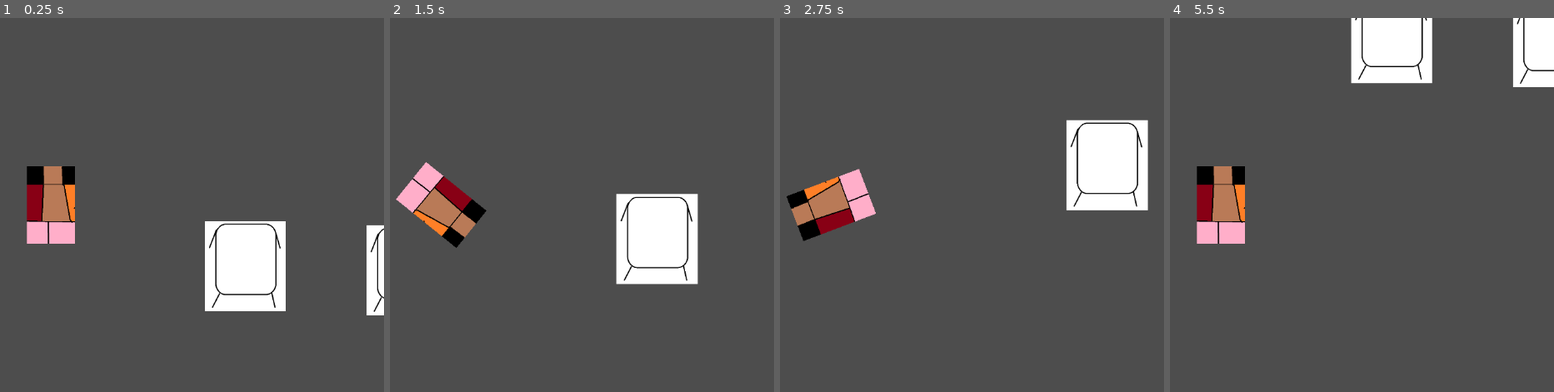
Above: before the commit, frames 1-4 (left to right).
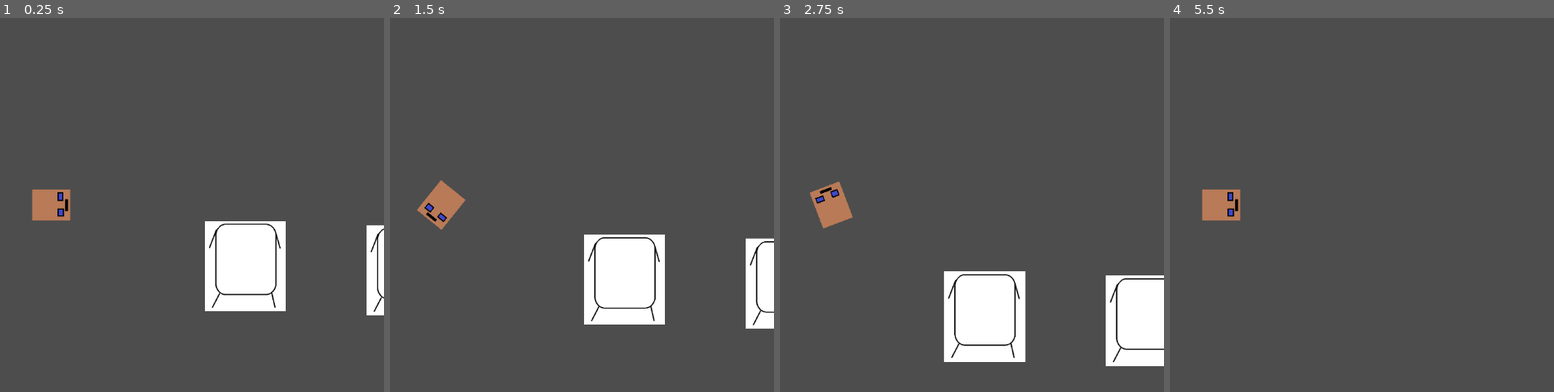
Above: after the commit, the same moments.

Repository: Aks-l/Papa-s-Biltemaria
Game: Godot game, scene res://main.tscn
The game is run twice, just before and just after one commit, with the same random seed, the same clock (stepped at 60 frames per second) and the same inputs.
Inputs:
- Up to frame 1 (0.25 s): no input
- Up to frame 2 (1.5 s): tap Enter at 0.5 s; hold Right (right) 0.53-1.28 s; tap E (interact, bound only after the commit) at 0.6, 1.35 s; hold Down (back) from 1.28 s (still down)
- Up to frame 3 (2.75 s): release Down (back) at 2.03 s; hold Right (right) from 2.03 s (still down); tap E (interact, bound only after the commit) at 2.1 s
- Up to frame 4 (5.5 s): release Right (right) at 2.78 s; hold Up (forward) 2.78-3.53 s; tap E (interact, bound only after the commit) every 0.75 s from 2.85 to 5.1 s; hold Left (left) 3.53-5.03 s; hold Down (back) from 5.03 s (still down)

The runs differ from the first frame. In frame 1, 2.2% of the frame differs, in the area x 6-20%, y 39-61%; in frame 2, 11%; in frame 3, 16%, in the area x 1-100%, y 27-94%; in frame 4, 7.9%.

Commit message:
feat (interactions): Implemneted a system to allow the player to interact with objects

Diff:
--- a/Player/character_body_2d.gd
+++ b/Player/character_body_2d.gd
@@ -8,11 +8,22 @@
 	var rotation_input := Input.get_action_strength("right") - Input.get_action_strength("left")
 	rotation += rotation_input * ROTATION_SPEED * delta
 
-	var forward_input := Input.get_action_strength("back") - Input.get_action_strength("forward")
-	print(forward_input)
-	var direction := Vector2.RIGHT.rotated(rotation)  # Character faces along X-axis by default
-	velocity = direction * forward_input * SPEED
+	var forward_input := Input.get_action_strength("forward") - Input.get_action_strength("back")
 
 
 
+	var direction := Vector2.RIGHT.rotated(rotation)  # Character faces along X-axis by default
+	if forward_input == -1:
+		velocity = direction * forward_input * (SPEED / 2)
+	else:
+		velocity = direction * forward_input * SPEED
+
 	move_and_slide()
+
+func _unhandled_input(_event: InputEvent) -> void:
+	if Input.is_action_just_pressed("interact"):
+		interact_with_target()
+
+func interact_with_target():
+	if $InteractRayCast2D.is_colliding():
+		print("found something")
--- a/Player/character_body_2d.tscn
+++ b/Player/character_body_2d.tscn
@@ -1,10 +1,10 @@
 [gd_scene load_steps=4 format=3 uid="uid://dyce5v1rhq0r0"]
 
 [ext_resource type="Script" uid="uid://c0aqf0la6cyyw" path="res://Player/character_body_2d.gd" id="1_ij6vw"]
-[ext_resource type="Texture2D" uid="uid://clda0msu5mios" path="res://Player/dudenpng.png" id="2_ij6vw"]
+[ext_resource type="Texture2D" uid="uid://4cjlv7v0ouhj" path="res://Player/dude2.png" id="2_vvw5e"]
 
 [sub_resource type="RectangleShape2D" id="RectangleShape2D_ij6vw"]
-size = Vector2(81, 135)
+size = Vector2(66, 56)
 
 [node name="CharacterBody2D" type="CharacterBody2D"]
 motion_mode = 1
@@ -15,9 +15,9 @@
 
 [node name="Sprite2D" type="Sprite2D" parent="."]
 scale = Vector2(0.40291262, 0.324558)
-texture = ExtResource("2_ij6vw")
+texture = ExtResource("2_vvw5e")
 
-[node name="RayCast2D" type="RayCast2D" parent="."]
+[node name="InteractRayCast2D" type="RayCast2D" parent="."]
 target_position = Vector2(68, 1)
 
 [node name="Camera2D" type="Camera2D" parent="."]
--- a/project.godot
+++ b/project.godot
@@ -41,3 +41,8 @@
 , Object(InputEventKey,"resource_local_to_scene":false,"resource_name":"","device":-1,"window_id":0,"alt_pressed":false …(183 unchanged characters)…
 ]
 }
+interact={
+"deadzone": 0.2,
+"events": [Object(InputEventKey,"resource_local_to_scene":false,"resource_name":"","device":-1,"window_id":0,"alt_pressed":false,"shift_pressed":false,"ctrl_pressed":false,"meta_pressed":false,"pressed":false,"keycode":0,"physical_keycode":69,"key_label":0,"unicode":101,"location":0,"echo":false,"script":null)
+]
+}
Binary file added: Player/dude2.png
Not shown, added: Player/dude2.png.import
